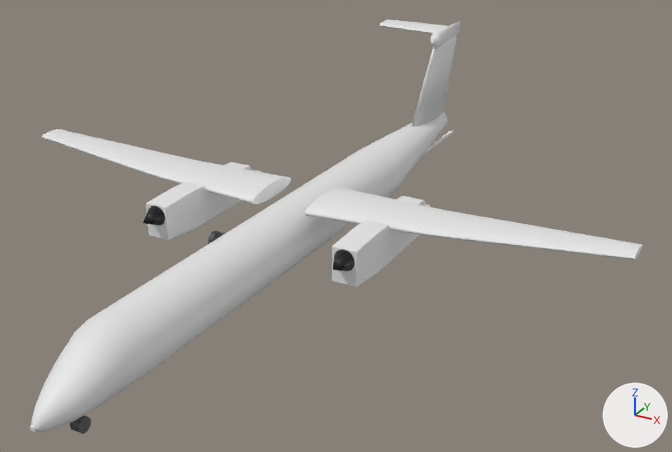
The Blender file Q400/Q400.blend: old version first, new version second.
Camera for both pictures: a 50 mm lens placed at (12.9, -21.9, 11.3), pointed at (0.9, 0.0, 0.4). Arrows for +X, +Y and +Z are at lower right; the lights stay in place.
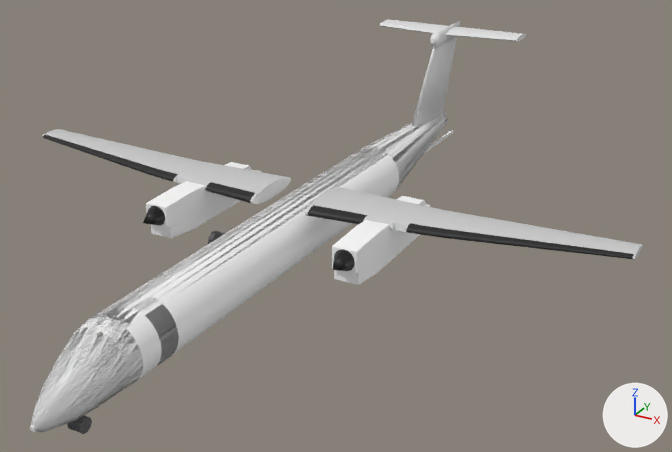
Boxes [x1, y1, x2, y2] around the edits, measured in the pictures (672 x 452 px):
'Fuselage', recoloured, reshaped (white to grey)
    both: [31, 112, 448, 432]
'Wings', recoloured, reshaped (white to grey)
    both: [42, 129, 643, 259]
'Cube.001', recoloured, reshaped
    before: [146, 162, 430, 287]
    after: [146, 162, 430, 285]
'Cylinder.001', reshaped, modifiers changed
    before: [379, 19, 448, 34]
    after: [379, 19, 526, 41]
'Cylinder.002', reshaped, mesh rescaled, moved (18% wider)
    before: [70, 415, 91, 434]
    after: [67, 415, 92, 434]
part 1 of me_cylinder, added
    after: [31, 118, 448, 432]
part 2 of me_cylinder, added
    after: [33, 116, 447, 429]
part 3 of me_cylinder, added
    after: [31, 112, 448, 432]
part 4 of me_cylinder, added
    after: [93, 147, 399, 381]
part 5 of me_cylinder_001, added
    after: [162, 160, 444, 235]
part 6 of me_cylinder_001, added
    after: [42, 129, 642, 259]
part 7 of me_cylinder_001, recoloured (white to grey)
    both: [150, 155, 643, 259]
part 8 of me_cylinder_001, recoloured (white to black)
    both: [145, 166, 451, 238]
part 9 of me_cube, built on
    before: [146, 191, 380, 287]
    after: [146, 166, 430, 285]
part 10 of me_cube, recoloured
    both: [175, 162, 430, 232]

The change, as a list of edits to the scene's bpy script:
```text
Add img_metal_albd_png:
    img_metal_albd_png = load_image('metal_albd.png', 'texture/metal_albd.png', 4096, 4096, 'sRGB')
Change mat_fuselage_metal:
    remove # nodes: BsdfPrincipled, OutputMaterial
    nodes: BsdfPrincipled, Mix x2, OutputMaterial, RGB
    colours: white #ffffff
Add mat_wing:
    mat_wing = bpy.data.materials.new('Wing')
    # nodes: BsdfPrincipled, Mix, OutputMaterial, RGB
    # colours: white #ffffff, light grey #cecece
Add mat_metal:
    mat_metal = bpy.data.materials.new('Metal')
    # colours: white #ffffff
    # uses the picture img_metal_albd_png
Change me_cylinder:
    used by ob_fuselage; location = (0.0, -0.77, 0.56); rotation_euler = (1.571, 0.0, 0.0), in degrees (90, 0, 0); scale = (0.936, 0.936, 10.4)
    remove me_cylinder.from_pydata(...)  # 320 vertices, 290 faces; spans x -1.0..1.0, y -1.04..0.92, z -1.04..1.0
    add me_cylinder.from_pydata(...)  # 2018 vertices, 1745 faces, 34 loose edges; spans x -1.0..1.0, y -1.04..0.92, z -1.04..1.0
    me_cylinder part 1: a new loose piece of 320 vertices spanning x -1.0..1.0, y -1.04..0.92, z -1.04..1.0, in mat_fuselage_metal
    me_cylinder part 2: a new loose piece of 320 vertices spanning x -1.0..1.0, y -1.04..0.92, z -1.04..1.0, in mat_fuselage_metal
    me_cylinder part 3: a new loose piece of 320 vertices spanning x -1.0..1.0, y -1.04..0.92, z -1.04..1.0, in mat_fuselage_metal
    me_cylinder part 4: 98 vertices added at x -0.91..0.98, y -0.93..0.92, z 0.64..0.7
Change me_cylinder_001:
    used by ob_wings; location = (-1.85, 0.0, 1.41); rotation_euler = (1.571, 0.0, 1.571), in degrees (90, 0, 90); scale = (1.0, 0.224, 1.0)
    remove me_cylinder_001.from_pydata(...)  # 128 vertices, 98 faces; spans x -1.69..0.39, y -1.0..2.0, z -7.68..1.0
    add me_cylinder_001.from_pydata(...)  # 374 vertices, 345 faces; spans x -1.69..0.39, y -1.0..2.0, z -7.68..1.0
    me_cylinder_001 part 5: 214 vertices added at x -1.68..0.39, y -0.99..1.0, z -1.97..0.91
    me_cylinder_001 part 6: 32 vertices added at x -1.02..-0.15, y 1.18..1.98, z -7.62
    me_cylinder_001 part 7: 26 faces spanning x -1.69..0.39, y -1.0..2.0, z -7.68..1.0 switch from no material to mat_wing
    me_cylinder_001 part 8: 8 faces spanning x -1.46..-1.18, y -0.33..0.86, z -3.09..-2.39 switch from no material to mat_black_metal (black #111111)
    add me_cylinder_001.materials.append(mat_metal)
Change me_cube:
    used by ob_cube_001; location = (-2.96, -0.11, 0.63); scale = (0.35, 1.0, 1.0)
    remove me_cube.from_pydata(...)  # 28 vertices, 26 faces; spans x -1.0..1.0, y -3.22..2.0, z -0.24..0.91
    add me_cube.from_pydata(...)  # 76 vertices, 72 faces; spans x -1.0..1.0, y -3.22..2.0, z -0.24..0.91
    me_cube part 9: 2 vertices removed from x -1.0..1.0, y -3.22, z -0.11; 50 vertices added at x -1.0..1.0, y -3.22..2.0, z -0.24..0.91
    me_cube part 10: 7 faces spanning x -1.0..1.0, y -1.95..2.0, z -0.16..0.91 switch from no material to mat_fuselage_metal
Change me_cylinder_005:
    where me_cylinder_005.from_pydata(...)  # 64 vertices, 34 faces; spans x -1.0..1.0, y -1.0..1.0, z -1.0..1.0
    used by ob_cylinder_002; location = (0.03, -9.86, -0.65); rotation_euler = (0.0, 1.571, 0.0), in degrees (0, 90, 0); scale = (0.185, 0.185, 0.129)
    me_cylinder_005 part 11: the whole mesh is scaled about its middle by (1, 1, 0.467), then moved by (0.0, 0.0, -0.65)
Change ob_cylinder_001:
    add _m = ob_cylinder_001.modifiers.new('Mirror', 'MIRROR')
    add _m.mirror_object = ob_fuselage
Change ob_cylinder_002:
    ob_cylinder_002.location: (0.03, -9.86, -0.65) -> (0.2, -9.86, -0.65)
```
